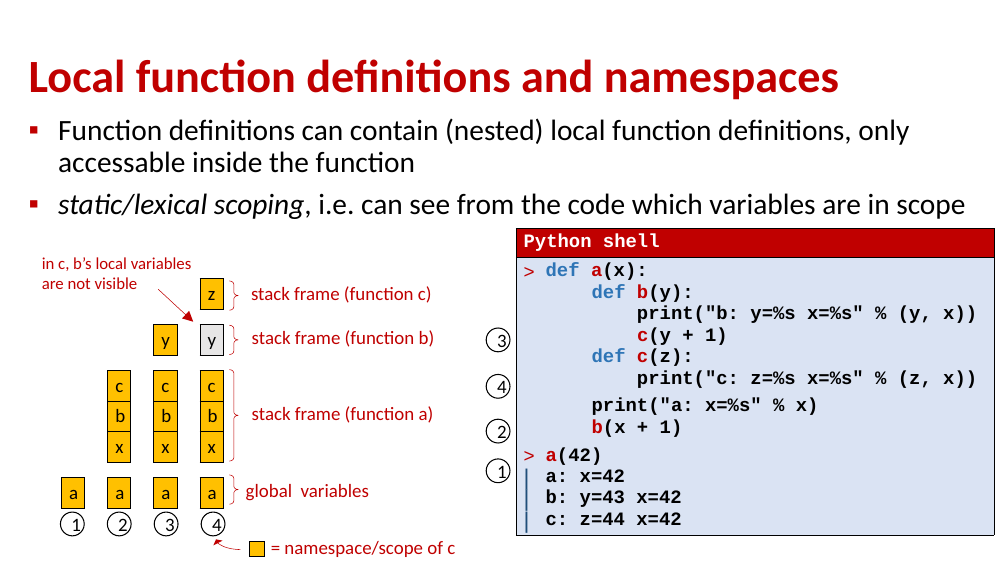
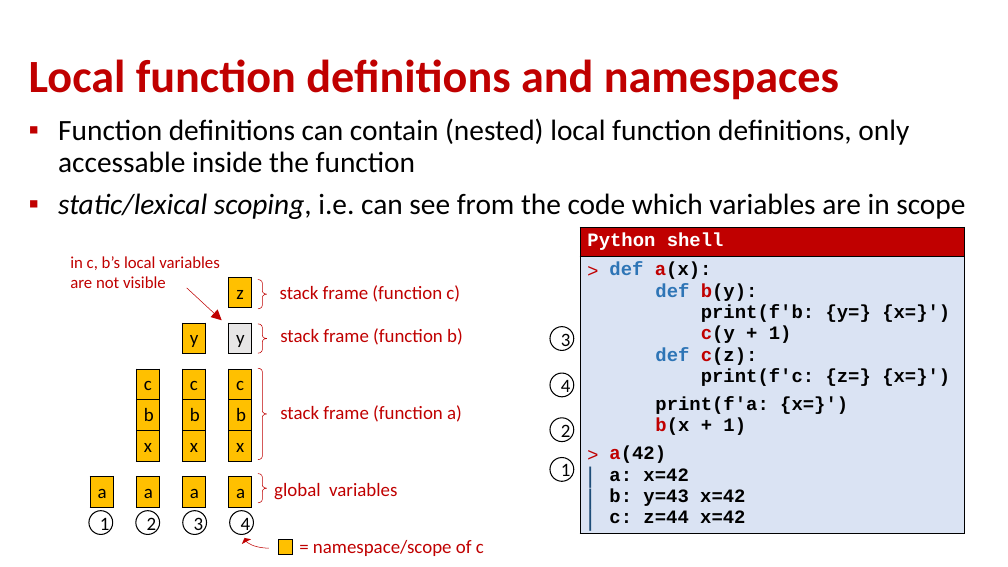
Before and after one commit to gsbrodal/gsbrodal.github.io, a slide deck: slide 24 of ipsa/slides/functions.pptx. Drawn at 1008x567 pixels with LibreOffice and Linux fonts; fonts in the diff are those of the drawing. Boxes give left, top, right and bottom in pixels: in the first picture for what was removed or moved away, otherwise in the second. Text is boxed around its words. In the diff, an @@ line names an element or a change of style, - is before the commit and + after.

Commit message:
update functional slides

```diff
--- a/ipsa/slides/functions.pptx
+++ b/ipsa/slides/functions.pptx
@@ table at (x1=580, y1=227, x2=965, y2=550) @@
@@ row 2, column 1: "def a(x): / def b(y): / print("b: y=%s x=%s" % (y, x)) / c(y + 1) / def c(z): / print("c: z=%s x=%s" % (z, x)) / print("a: x=%s" % x) / b(x + 1) / a(42) / a: x=42 / b: y=43 x=42 / c: z=44 x=42" to "def a(x): / def b(y): / print(f'b: {y=} {x=}') / c(y + 1) / def c(z): / print(f'c: {z=} {x=}') / print(f'a: {x=}') / b(x + 1) / a(42) / a: x=42 / b: y=43 x=42 / c: z=44 x=42" @@
@@ table resized from (x1=516, y1=228, x2=994, y2=551) to (x1=580, y1=227, x2=965, y2=550) @@
@@ 6 texts, 4 ellipses, 4 right braces, 1 table, 1 arc (boxed as its full ellipse), 1 rectangle, 1 arrow moved together from (x1=42, y1=257, x2=455, y2=557) to (x1=70, y1=256, x2=484, y2=556) @@
@@ 4 ellipses moved together from (x1=486, y1=328, x2=510, y2=482) to (x1=551, y1=327, x2=574, y2=481) @@
```
Also in this commit, not shown: 9 other slides changed, 1 slide added, 2 other files.
